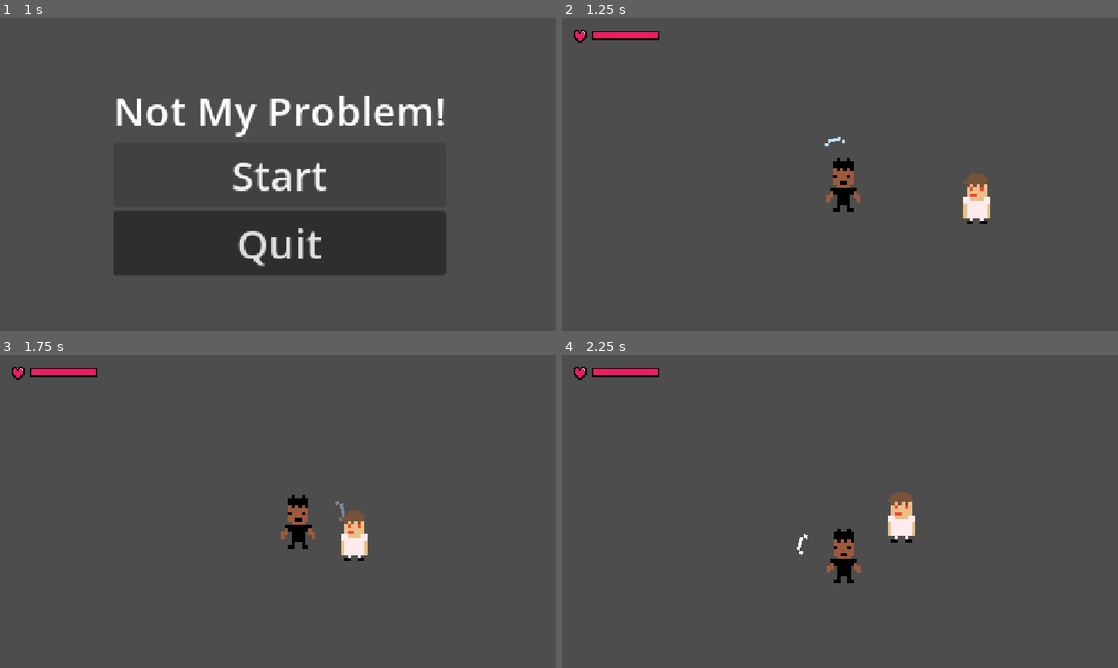
Above: before the commit, frames 1-4 (two rows, left to right).
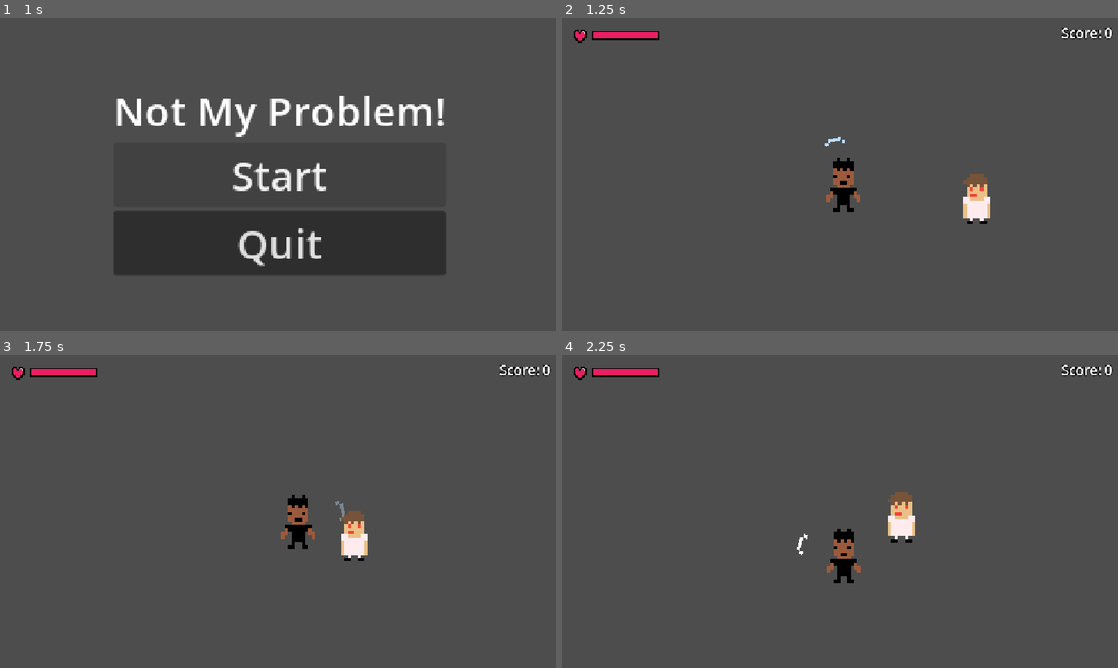
Above: after the commit, the same moments.

Repository: mcl-playz/notmyproblem
Game: Godot game, scene res://scenes/menu.tscn
Two runs of this game, one before a commit and one after it. Both use one fixed random seed, a clock stepped at 60 frames per second and the inputs below. Sound files missing from this copy of the repository are replaced by a short silence.
Inputs (mouse positions are in pixels of both pictures, inside the frame that each line leads up to):
- Up to frame 1 (1 s): click "Start" at 0.5 s
- Up to frame 2 (1.25 s): no input
- Up to frame 3 (1.75 s): move the mouse to (400, 495) at 1.27 s; hold D (right) from 1.28 s (still down); click (400, 495) at 1.35 s
- Up to frame 4 (2.25 s): move the mouse to (728, 527) at 2.02 s; release D (right) at 2.03 s; hold S (backward) from 2.03 s (still down); click (728, 527) at 2.1 s

Frame 1 is identical in both runs. In frame 2, 0.2% of the frame differs, in the area x 89-100%, y 3-7%; in frame 3, 0.2%; in frame 4, 0.2%.

Commit message:
feat: add a score

Diff:
--- a/scenes/death_screen.tscn
+++ b/scenes/death_screen.tscn
@@ -35,6 +35,12 @@
 text = "You Died"
 horizontal_alignment = 1
 
+[node name="Score" type="Label" parent="Center/Box" unique_id=1093847261]
+layout_mode = 2
+theme_override_font_sizes/font_size = 32
+text = "Score: 0"
+horizontal_alignment = 1
+
 [node name="Retry" type="Button" parent="Center/Box" unique_id=294817365]
 layout_mode = 2
 theme_override_font_sizes/font_size = 32
--- a/scenes/game.tscn
+++ b/scenes/game.tscn
@@ -4,8 +4,10 @@
 [ext_resource type="PackedScene" uid="uid://bbhctkoni527f" path="res://scenes/enemy.tscn" id="3_lnu2h"]
 [ext_resource type="Script" uid="uid://buenfederb0ba" path="res://scripts/enemy_spawner.gd" id="4_spawn"]
 [ext_resource type="PackedScene" path="res://scenes/death_screen.tscn" id="5_death"]
+[ext_resource type="Script" uid="uid://5hi8b04fnduq" path="res://scripts/game.gd" id="6_game"]
 
 [node name="Game" type="Node2D" unique_id=646669901]
+script = ExtResource("6_game")
 
 [node name="Player" parent="." unique_id=932545134 instance=ExtResource("1_uwrxv")]
 position = Vector2(1, 3.0000076)
@@ -27,4 +29,19 @@
 
 [node name="DeathScreen" parent="." unique_id=884019273 instance=ExtResource("5_death")]
 
-[connection signal="died" from="Player" to="DeathScreen" method="open"]
+[node name="HUD" type="CanvasLayer" parent="." unique_id=1928374650]
+
+[node name="Score" type="Label" parent="HUD" unique_id=402918374]
+anchors_preset = 1
+anchor_left = 1.0
+anchor_right = 1.0
+offset_left = -252.0
+offset_top = 12.0
+offset_right = -12.0
+offset_bottom = 52.0
+grow_horizontal = 0
+theme_override_colors/font_outline_color = Color(0, 0, 0, 1)
+theme_override_constants/outline_size = 8
+theme_override_font_sizes/font_size = 28
+text = "Score: 0"
+horizontal_alignment = 2
--- a/scripts/death_screen.gd
+++ b/scripts/death_screen.gd
@@ -2,6 +2,7 @@
 
 @onready var death_sound: AudioStreamPlayer = $DeathSound
 @onready var click_sound: AudioStreamPlayer = $ClickSound
+@onready var score_label: Label = $Center/Box/Score
 
 
 func _ready() -> void:
@@ -10,7 +11,8 @@
 	$Center/Box/MainMenu.pressed.connect(_on_main_menu_pressed)
 
 
-func open() -> void:
+func open(score: int) -> void:
+	score_label.text = "Score: %d" % score
 	show()
 	get_tree().paused = true
 	death_sound.play()
--- a/scripts/enemy.gd
+++ b/scripts/enemy.gd
@@ -1,5 +1,7 @@
 class_name Enemy
 extends CharacterBody2D
+
+signal died
 
 @export var speed: float = 25.0
 @export var bullet_scene: PackedScene
@@ -54,6 +56,7 @@
 	var tween := HitEffect.play(sprite)
 	damage_sound.play()
 	if health == 0:
+		died.emit()
 		# Stop moving, shooting, and getting hit, and disappear once the hit effect ends.
 		set_physics_process(false)
 		$CollisionShape2D.set_deferred("disabled", true)
--- /dev/null
+++ b/scripts/game.gd
@@ -0,0 +1,23 @@
+extends Node2D
+
+var score: int = 0
+
+@onready var score_label: Label = $HUD/Score
+@onready var death_screen: CanvasLayer = $DeathScreen
+
+
+func _ready() -> void:
+	child_entered_tree.connect(_on_child_entered_tree)
+	for child in get_children():
+		_on_child_entered_tree(child)
+	$Player.died.connect(func() -> void: death_screen.open(score))
+
+
+func _on_child_entered_tree(node: Node) -> void:
+	if node is Enemy:
+		node.died.connect(_on_enemy_died)
+
+
+func _on_enemy_died() -> void:
+	score += 1
+	score_label.text = "Score: %d" % score
Not shown, added: scripts/game.gd.uid
